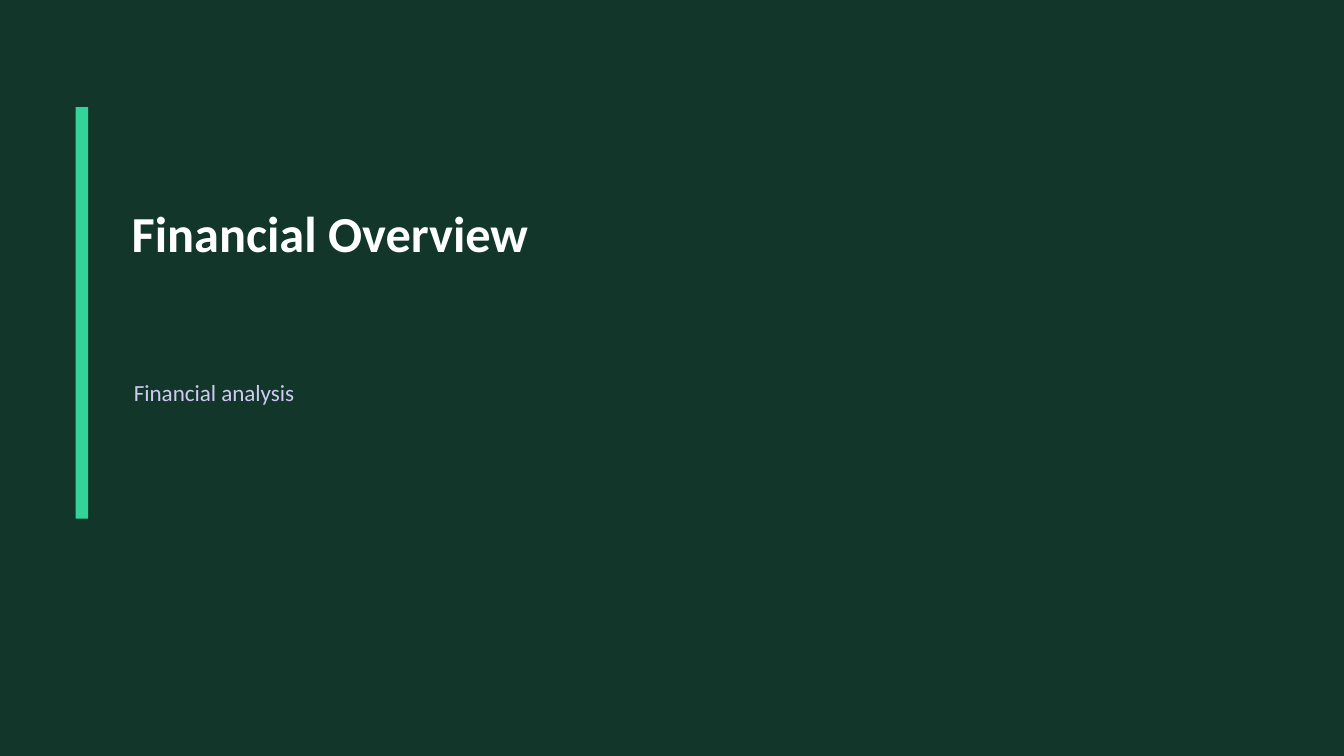
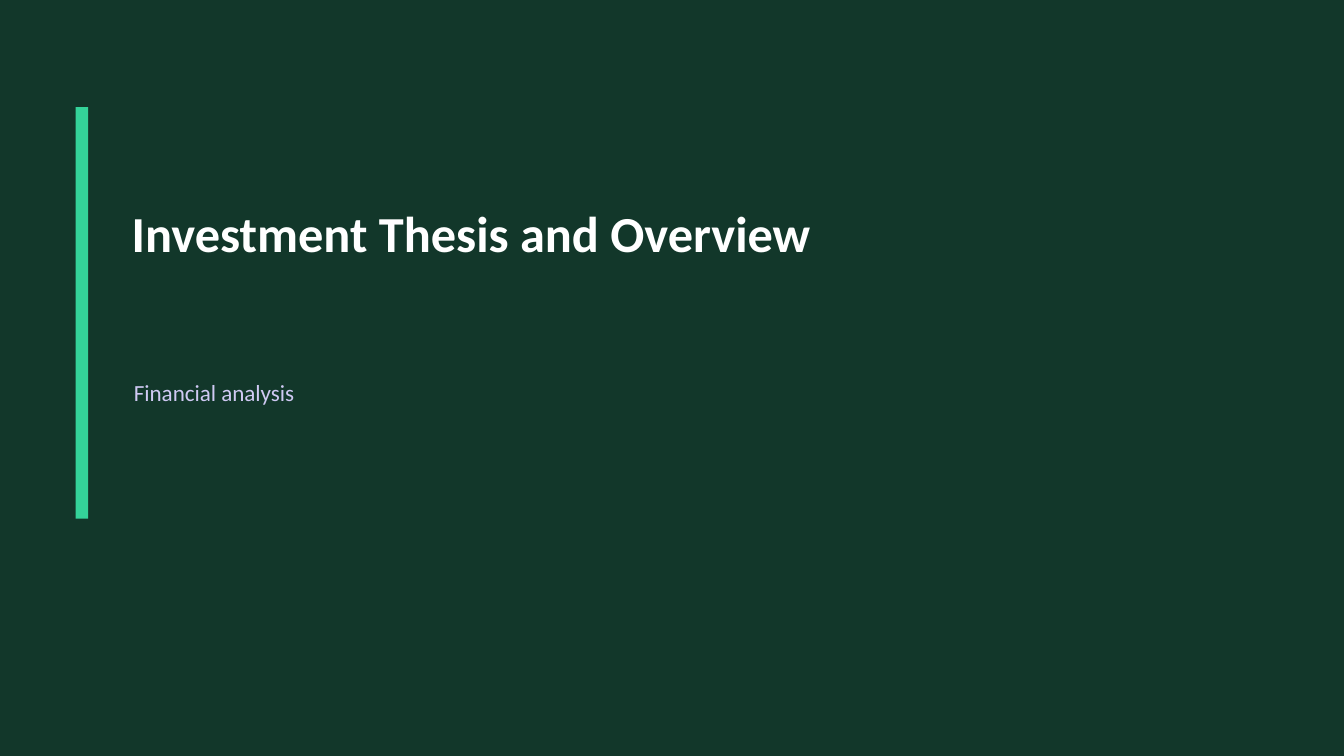
Before and after one commit to satyam-binocs/financials-ppt-poc, a slide deck: slide 1 of .codex-finalizer/phase2-candidate.pptx. Drawn at 1344x756 pixels with LibreOffice and Linux fonts; fonts in the diff are those of the drawing. Boxes give left, top, right and bottom in pixels: in the first picture for what was removed or moved away, otherwise in the second. Text is boxed around its words. In the diff, an @@ line names an element or a change of style, - is before the commit and + after.

```diff
--- a/.codex-finalizer/phase2-candidate.pptx
+++ b/.codex-finalizer/phase2-candidate.pptx
@@ text at (x1=132, y1=216, x2=810, y2=253): text changed @@
-Financial Overview
+Investment Thesis and Overview
```
Also in this commit, not shown: 1 other slide changed, 64 slides added, 32 slides removed, 16 other files.
